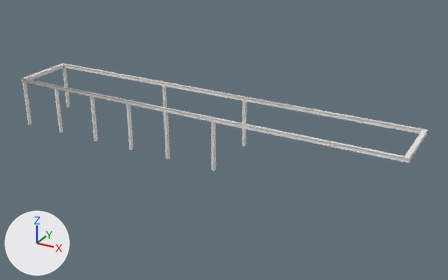
A saved change to the FBX model public/models/guangfubanjiazi02.FBX.
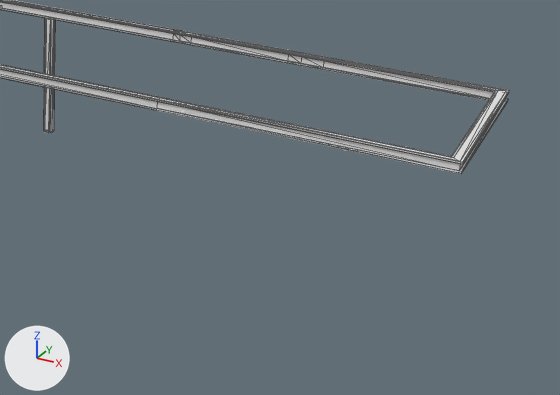
Old and new are each drawn whole from a 50 mm lens placed at (29.4, -56.2, 20.2), pointed at (9.1, -19.2, 1.7) and again close up on the part from 50% to 100% of the width and 33% to 90% of the height. The lights are fixed; the arrows at lower left show +X, +Y and +Z. The close-ups show mesh edges as thin lines. Where no turn or scale is listed for an object, it has been applied to the vertices. Vertices at the same position are counted once.

Before the edit, the objects in view are built like this:
```python
me_mesh = bpy.data.meshes.new('Mesh')
me_mesh.from_pydata(...)  # 388 vertices, 732 faces; spans x 56.7..87.9, y 27.1..32.1, z 0.0..4.0
ob_guangfubanjiazi02 = bpy.data.objects.new('guangfubanjiazi02', me_mesh)
ob_guangfubanjiazi02.location = (-64.8, -49.2, 0.61)
```
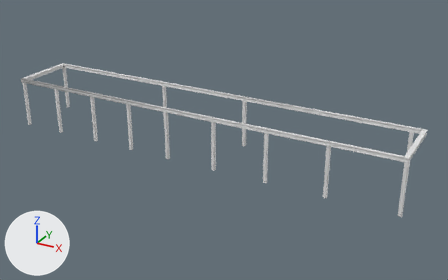
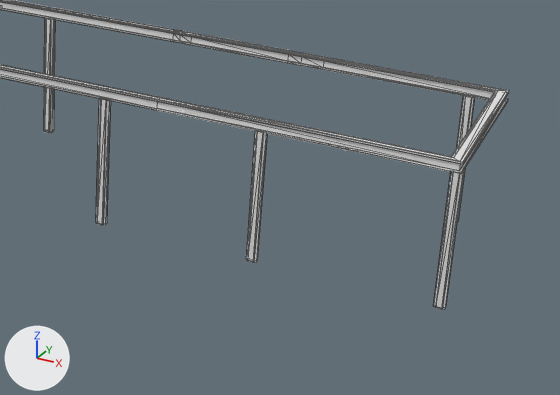
Location of each change, [x1, y1, x2, y2] in pixels of the close-ups (560 x 395 px):
'guangfubanjiazi02', reshaped: before [0, 0, 509, 174]; after [0, 0, 509, 309]
part 1 of me_mesh, added: after [96, 99, 110, 225]
part 2 of me_mesh, added: after [246, 131, 267, 262]
part 3 of me_mesh, added: after [434, 172, 464, 309]
part 4 of me_mesh, added: after [456, 96, 475, 222]

The change, as a diff of the scene's bpy script:
```diff
--- a/public/models/guangfubanjiazi02.FBX.py
+++ b/public/models/guangfubanjiazi02.FBX.py
@@ me_mesh @@
 me_mesh.from_pydata(...)  # 388 vertices, 732 faces; spans x 56.7..87.9, y 27.1..32.1, z 0.0..4.0
 # used by ob_guangfubanjiazi02; location = (-64.8, -49.2, 0.61)
+# me_mesh part 1: the loose piece of 24 vertices spanning x 74.4..74.7, y 27.1..27.4, z 0.0..3.7 is copied, and the copy is moved by (4.0, 0.0, 0.0); it spans x 78.4..78.7, y 27.2..27.3, z 0.0..3.7
+# me_mesh part 2: the loose piece of 24 vertices spanning x 74.4..74.7, y 27.1..27.4, z 0.0..3.7 is copied, and the copy is moved by (8.3, 0.0, 0.0); it spans x 82.7..83.0, y 27.2..27.3, z 0.0..3.7
+# me_mesh part 3: the loose piece of 24 vertices spanning x 74.4..74.7, y 27.1..27.4, z 0.0..3.7 is copied, and the copy is moved by (13.2, 0.0, 0.0); it spans x 87.6..87.9, y 27.2..27.3, z 0.0..3.7
+# me_mesh part 4: the loose piece of 24 vertices spanning x 74.4..74.7, y 31.8..32.1, z 0.0..3.7 is copied, and the copy is turned -90 degrees about the z axis through its middle, then moved by (12.3, 0.0, 0.0); it spans x 86.7..87.0, y 31.9..32.1, z 0.0..3.7
```
